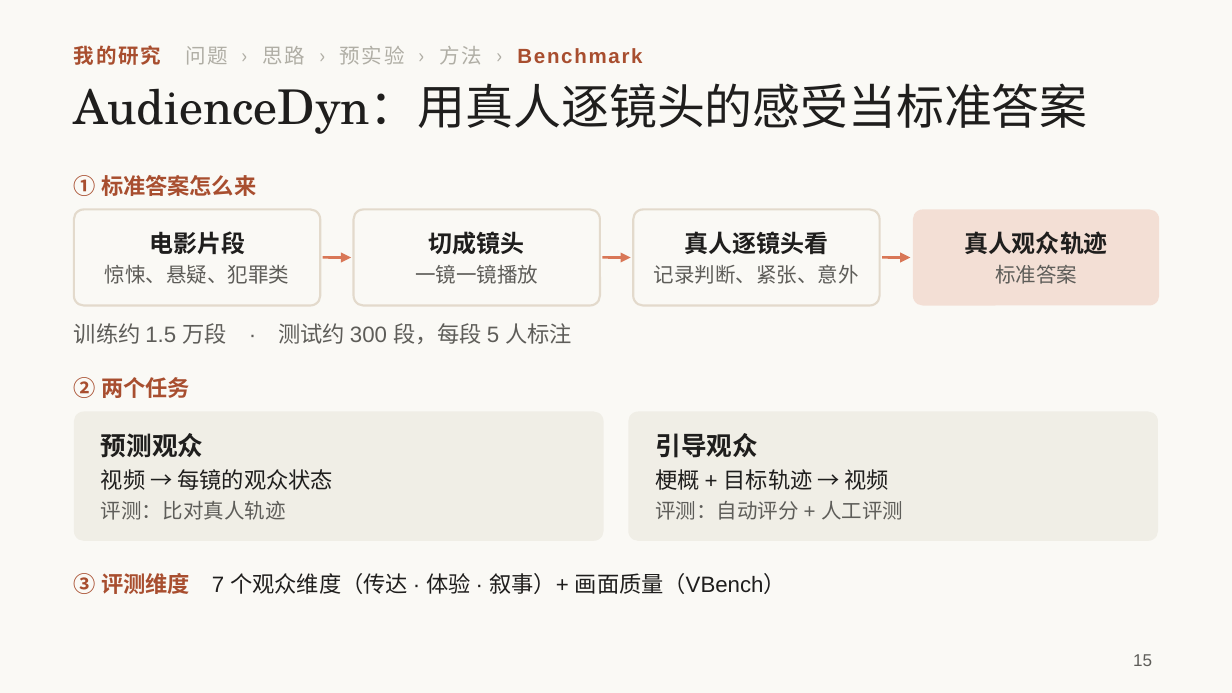
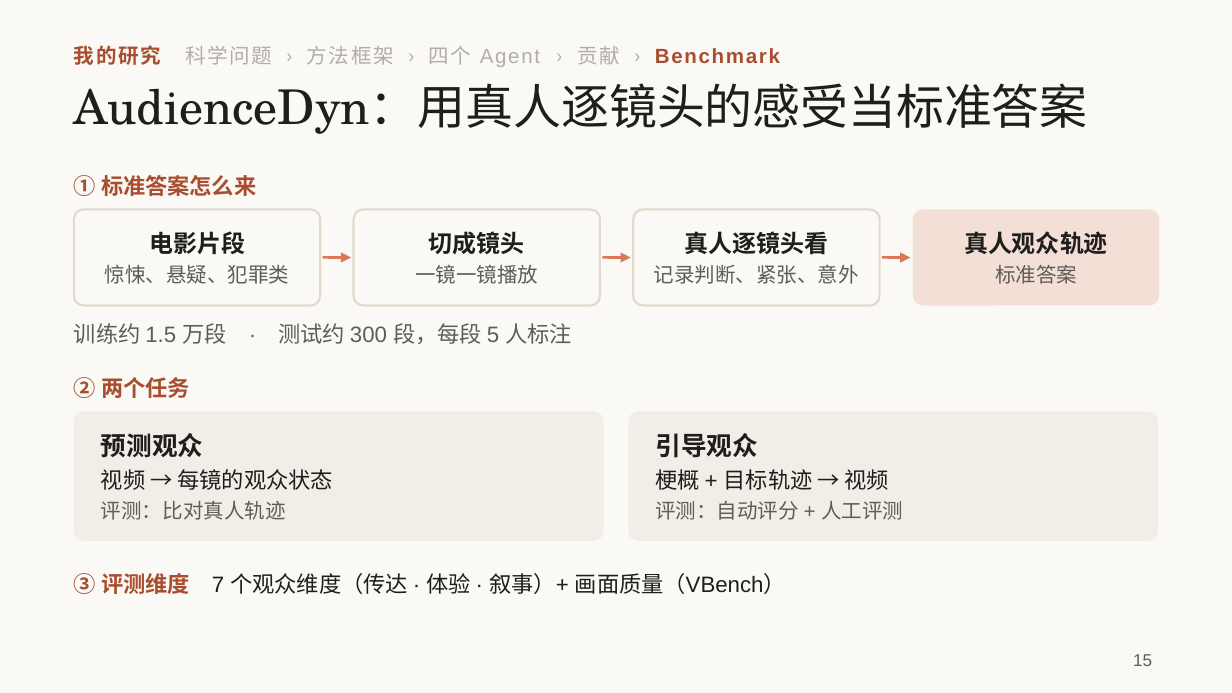
Before and after one commit to irving-2222/ICML, a slide deck: slide 15 of talk/研究分享_从多智能体协作到自进化.pptx. Drawn at 1232x693 pixels with LibreOffice and Linux fonts; fonts in the diff are those of the drawing. Boxes give left, top, right and bottom in pixels: in the first picture for what was removed or moved away, otherwise in the second. Text is boxed around its words. In the diff, an @@ line names an element or a change of style, - is before the commit and + after.

```diff
--- a/talk/研究分享_从多智能体协作到自进化.pptx
+++ b/talk/研究分享_从多智能体协作到自进化.pptx
@@ text at <box>74,45,780,67</box>: text changed; text colour #A84E2F to #B0AEA5; bold off @@
-我的研究 问题 › 思路 › 预实验 › 方法 › Benchmark
+我的研究 科学问题 › 方法框架 › 四个 Agent › 贡献 › Benchmark
```
Also in this commit, not shown: 1 other slide changed, 3 slides added, 3 slides removed, 1 other file.
